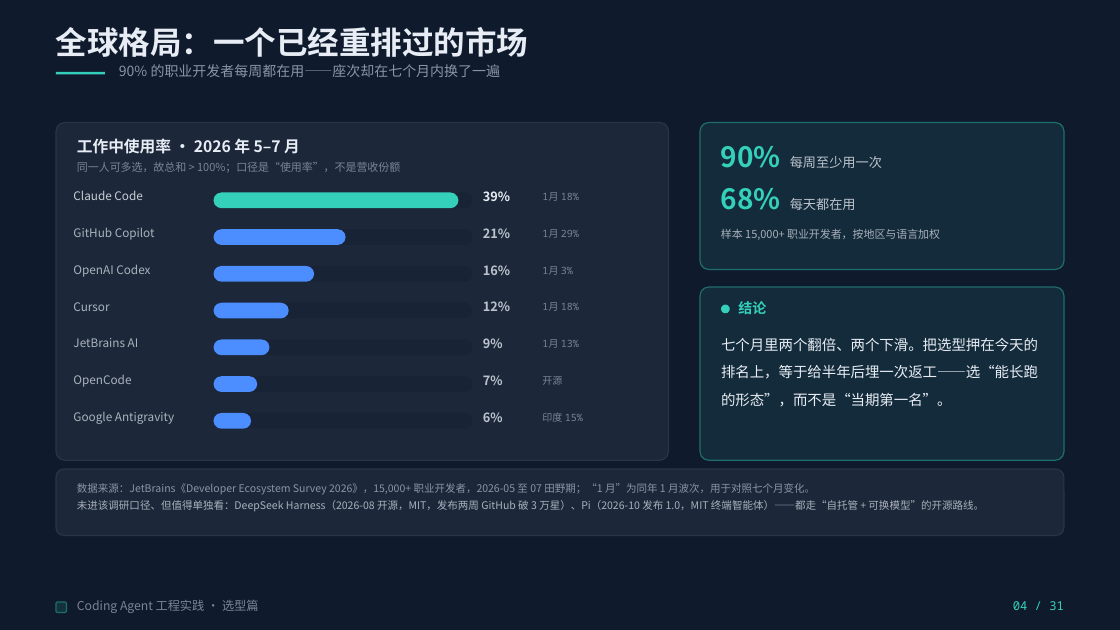
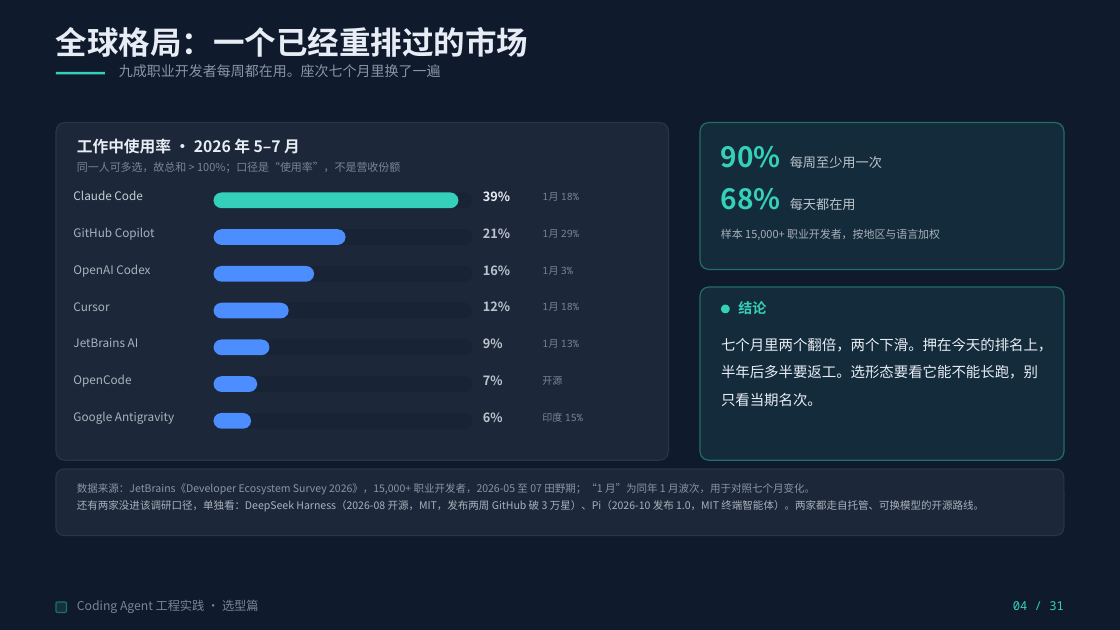
Before and after one commit to Yqghlx/AI_Learn, a slide deck: slide 4 of Coding Agent 实战指南/Coding Agent 工程实践（通用版）.pptx. Drawn at 1120x630 pixels with LibreOffice and Linux fonts; fonts in the diff are those of the drawing. Boxes give left, top, right and bottom in pixels: in the first picture for what was removed or moved away, otherwise in the second. Text is boxed around its words. In the diff, an @@ line names an element or a change of style, - is before the commit and + after.

```diff
--- a/Coding Agent 实战指南/Coding Agent 工程实践（通用版）.pptx
+++ b/Coding Agent 实战指南/Coding Agent 工程实践（通用版）.pptx
@@ text at (119,64,441,77): text changed @@
-90% 的职业开发者每周都在用——座次却在七个月内换了一遍
+九成职业开发者每周都在用。座次七个月里换了一遍
@@ text at (721,338,1052,406): text changed @@
-七个月里两个翻倍、两个下滑。把选型押在今天的排名上，等于给半年后埋一次返工——选“能长跑的形态”，而不是“当期第一名”。
+七个月里两个翻倍，两个下滑。押在今天的排名上，半年后多半要返工。选形态要看它能不能长跑，别只看当期名次。
@@ text at (77,500,984,511): text changed @@
-未进该调研口径、但值得单独看：DeepSeek Harness（2026-08 开源，MIT，发布两周 GitHub 破 3 万星）、Pi（2026-10 发布 1.0，MIT 终端智能体）——都走“自托管 + 可换模型”的开源路线。
+还有两家没进该调研口径，单独看：DeepSeek Harness（2026-08 开源，MIT，发布两周 GitHub 破 3 万星）、Pi（2026-10 发布 1.0，MIT 终端智能体）。两家都走自托管、可换模型的开源路线。
```
Also in this commit, not shown: 27 other slides changed, 5 other files.
